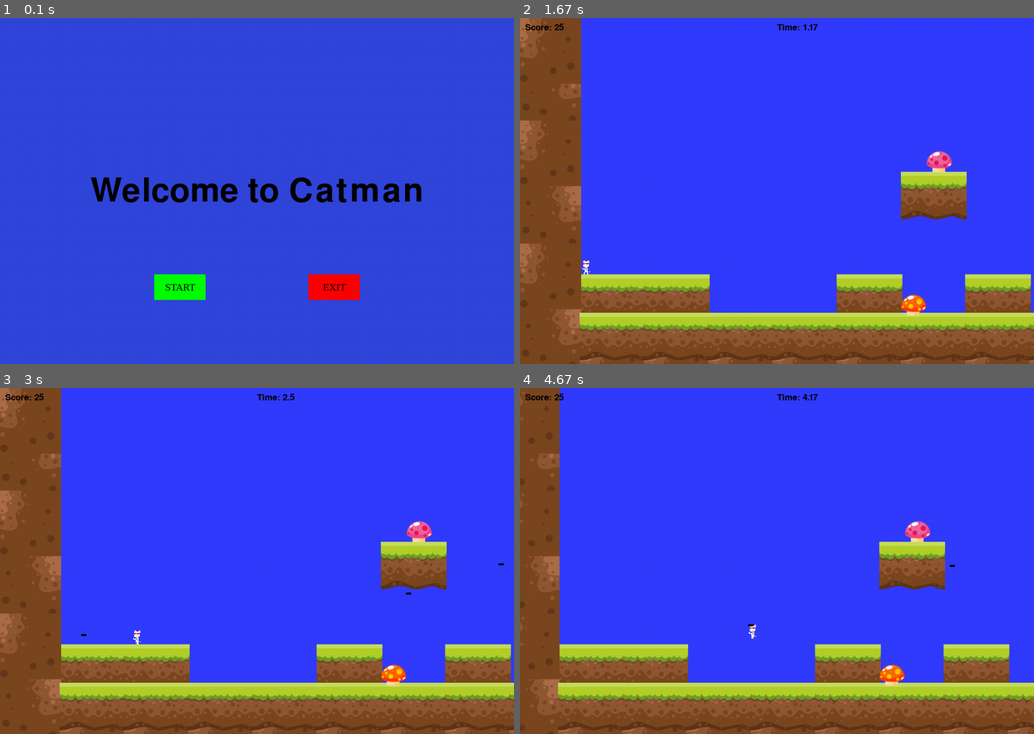
Above: before the commit, frames 1-4 (two rows, left to right).
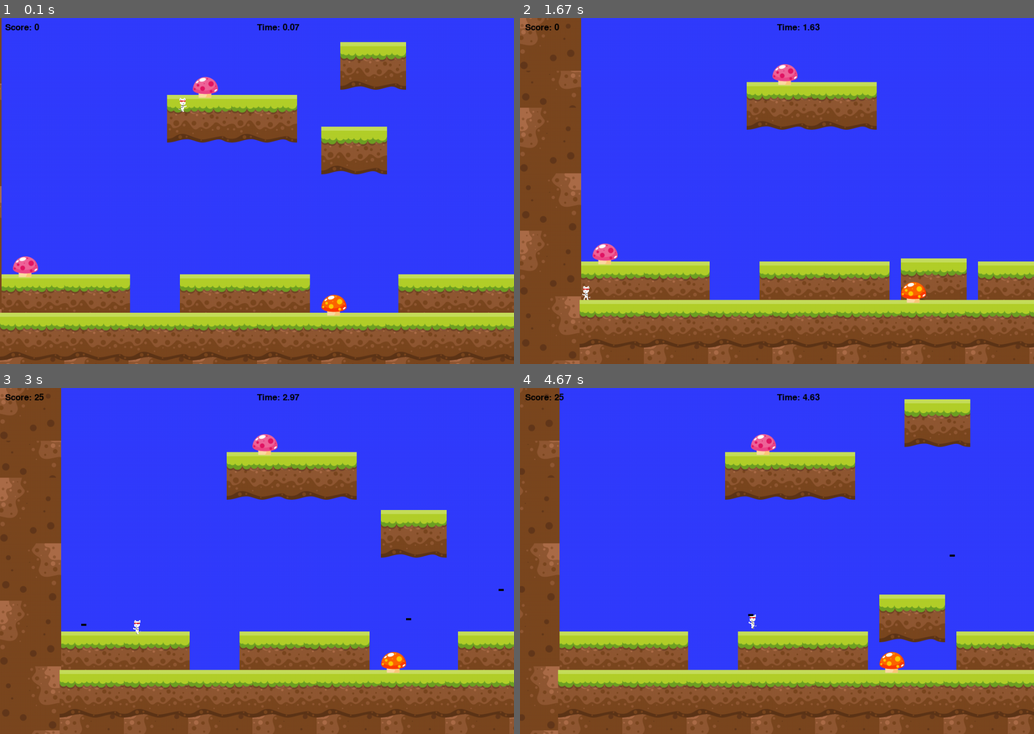
Above: after the commit, the same moments.

Repository: hone1er/Python_platformer
Game: pygame game, started from Pygame/platformer/platformer.py
The game is run twice, just before and just after one commit, with the same random seed, the same clock (stepped at 60 frames per second) and the same inputs.
Inputs (mouse positions are in pixels of both pictures, inside the frame that each line leads up to):
- Up to frame 1 (0.1 s): no input
- Up to frame 2 (1.67 s): click (699, 287) at 0.42 s, where only the run before the commit has a clickable "START"; hold Left 0.67-1.2 s; move the mouse to (766, 232) at 0.7 s; hold Left 1.23-1.63 s; tap Space at 1.3, 1.6 s
- Up to frame 3 (3 s): hold Up 1.67-2.03 s; tap Space at 1.73, 2.13, 2.43, 2.8 s; hold Right 2.07-2.7 s; hold Left from 2.73 s (still down)
- Up to frame 4 (4.67 s): tap Space at 3.1, 3.3, 3.6, 3.8, 4.13, 4.43, 4.63 s; release Left at 3.2 s; hold Right 3.23-3.7 s; hold Up 3.73-4.03 s; hold Right 4.07-4.53 s; hold Left from 4.57 s (still down)

The runs differ from the first frame. In frame 1, 100% of the frame differs, in the area x 0-100%, y 0-100%; in frame 2, 24%; in frame 3, 23%; in frame 4, 27%.

Commit message:
working model, start of level building

Diff:
--- a/Pygame/platformer/characters.py
+++ b/Pygame/platformer/characters.py
@@ -1,6 +1,6 @@
 from sheet_helper import SpriteSheet
+import constants
 import pygame
-import constants
 import images
 
 
@@ -82,6 +82,8 @@
                 # Otherwise if we are moving left, do the opposite.
                 self.rect.left = block.rect.right
 
+
+
         # Move up/down
         self.rect.y += self.change_y
 
@@ -91,34 +93,33 @@
         for block in block_hit_list:
 
             # Reset our position based on the top/bottom of the object.
-            if self.change_y > 0 and self.rect.top < block.rect.top:
-                self.rect.bottom = block.rect.top
+            if self.change_y > 0 and self.rect.top + 10 < block.rect.top:
+                self.rect.bottom = block.rect.top  + 5
                 self.change_y = 0
 
-
-        wall_hit_list = pygame.sprite.spritecollide(self, self.level.wall_list, False)
-        for block in wall_hit_list:
-
-            # Reset our position based on the top/bottom of the object.
-            if self.change_y > 0:
-                self.rect.bottom = block.rect.top
-
-            elif self.change_y < 0:
-                self.rect.top = block.rect.bottom
-
-            # Stop our vertical movement
-            self.change_y = 0
-
-            # if the block is a moving platform, add the blocks x/y velocity to the players x/y velocity
-            if isinstance(block, MovingPlatform):
+                        # if the block is a moving platform, add the blocks x/y velocity to the players x/y velocity
+            if isinstance(block, MovingPlatform) and self.rect.top + 10 < block.rect.top:
                 if block.xvel > 0:
                     self.rect.x += block.xvel
                 if block.xvel < 0:
                     self.rect.x += block.xvel
-                if block.yvel > 0:
-                    self.rect.y += block.yvel
-                if block.yvel < 0:
-                    self.rect.y -= block.yvel
+
+
+
+
+
+        wall_hit_list = pygame.sprite.spritecollide(self, self.level.wall_list, False)
+        for block in wall_hit_list:
+
+            # Reset our position based on the top/bottom of the object.
+            if self.change_y > 0:
+                self.rect.bottom = block.rect.top
+
+            elif self.change_y < 0:
+                self.rect.top = block.rect.bottom
+
+            # Stop our vertical movement
+            self.change_y = 0
 
         # subtract 25 points if player runs into enemy
         enemy_hit_list = pygame.sprite.spritecollide(self, self.level.enemy_list, False)
@@ -163,22 +164,29 @@
         platform_side_hit_list_l = pygame.sprite.spritecollide(self, self.level.wall_list, False)
         self.rect.x += 2
 
-
-        # If it is ok to jump, set our speed upwards
-        if len(platform_hit_list) > 0 or len(wall_hit_list) > 0 or self.rect.bottom >= constants.SCREEN_HEIGHT:
+        for block in platform_hit_list:
+            if self.rect.top < block.rect.top - 10:
+
+                # If it is ok to jump, set our speed upwards
+                if len(platform_hit_list) > 0 or len(wall_hit_list) > 0:
+                    self.change_y = -10
+                    self.r_jump = 0
+                    self.l_jump = 0
+                # If it is ok to jump, set our speed upwards
+        if len(wall_hit_list) > 0:
             self.change_y = -10
             self.r_jump = 0
             self.l_jump = 0
 
 
         # wall jump
-        if len(platform_side_hit_list_r) > 0 and self.r_jump == 0 or self.rect.bottom >= constants.SCREEN_HEIGHT:
+        if len(platform_side_hit_list_r) > 0 and self.r_jump == 0:
             self.change_y = -10
             self.r_jump += 1
             self.l_jump = 0
 
         # wall jump
-        if len(platform_side_hit_list_l) > 0 and self.l_jump == 0 or self.rect.bottom >= constants.SCREEN_HEIGHT:
+        if len(platform_side_hit_list_l) > 0 and self.l_jump == 0:
             self.change_y = -10
             self.l_jump += 1
             self.r_jump = 0
--- a/Pygame/platformer/levels.py
+++ b/Pygame/platformer/levels.py
@@ -1,6 +1,6 @@
+from characters import Enemy, MovingPlatform
+import constants
 import pygame
-import constants
-from characters import Enemy, MovingPlatform
 
 
 # Set the height and width of the screen
@@ -173,19 +173,35 @@
         center_tiles = [
             [125, 70, 0, 500],
             [125, 70, 125, 500],
-            [125, 70, 500, 500],
-            [125, 70, 625, 300],
-            [125, 70, 750, 500]
+
+            [125, 70, 350, 500],
+            [125, 70, 475, 500],
+
+            [125, 70, 325, 150],
+            [125, 70, 450, 150],
+
+
+            [125, 70, 775, 500],
+            [125, 70, 900, 500]
         ]
 
-
+        # Moving Platforms
+#####################################################################################
+###  [ width, height, X, X end, X velocity, Y, Y end, Y velocity]
+        movingplatform = [
+            [125, 70, 625, 625, 0, 500, 200, 3],
+            [125, 70, 650, 1050, 3, 50, 50, 3]
+
+            ]
 
         # Wall at start of level
         end_tile_1 = [
-                     [125, 70, -125, 560],
-                     [125, 70, -125, 320],
-                     [125, 70, -125, 80],
-                     [125, 70, -125, 680]
+                     [125, 70, -125, 675],
+                     [125, 70, -125, 565],
+                     [125, 70, -125, 315],
+                     [125, 70, -125, 85],
+                     [125, 70, -125, -104],
+                     [125, 70, -125, -300],
                      ]
 
         # Wall at start of level continued
@@ -193,6 +209,7 @@
                     [125, 70, -125, 440],
                     [125, 70, -125, 200],
                     [125, 70, -125, 0],
+                    [125, 70, -125, -200],
                     ]
 
         ground_tiles = [[125,30,x*125,575] for x in range(abs(self.level_limit//45))]
@@ -200,7 +217,7 @@
 
 
         mushroom_1 = [[125, 70, 25, 465],
-                      [64, 64, 675, 260]
+                      [64, 64, 375, 115]
 
                     ]
         mushroom_2 = [[0, 0, 625, 540]
@@ -227,6 +244,8 @@
         for platform in platforms_dict:
             Level.add_item(platforms_dict[platform], platform, self.platform_list, Platform)
 
+        for platform in movingplatform:
+            Level.add_movingPlatform(platform, self.platform_list)
                 # Add collectables
         for collectable in collectable_dict:
             Level.add_item(collectable_dict[collectable], collectable, self.collectable_list, Mushroom)
--- a/Pygame/platformer/platformer.py
+++ b/Pygame/platformer/platformer.py
@@ -144,6 +144,7 @@
             clock.tick(60)
             # Go ahead and update the screen with what we've drawn.
             pygame.display.update()
+            print(player.rect.x - player.level.world_shift, player.rect.y)
         # Be IDLE friendly. If you forget this line, the program will 'hang'
         # on exit.
         pygame.quit()
@@ -213,4 +214,5 @@
 
 if __name__ == "__main__":
     game = Game()
-    game_intro(game)
+    #game_intro(game)
+    game.main()
